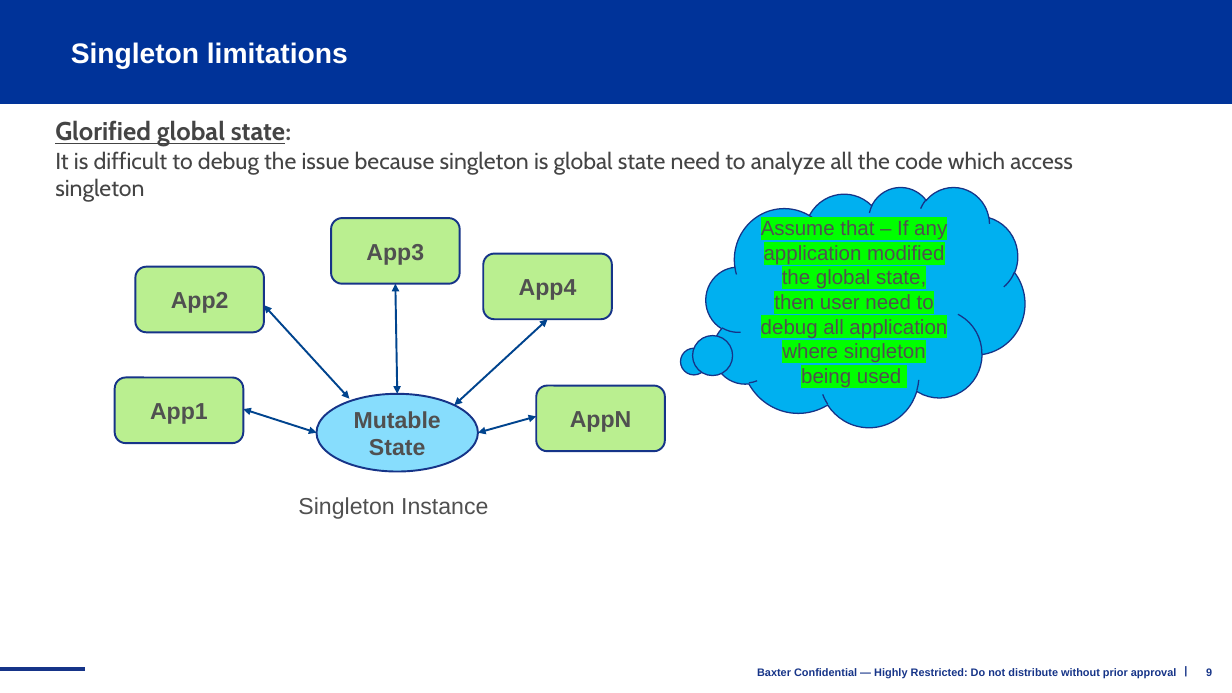
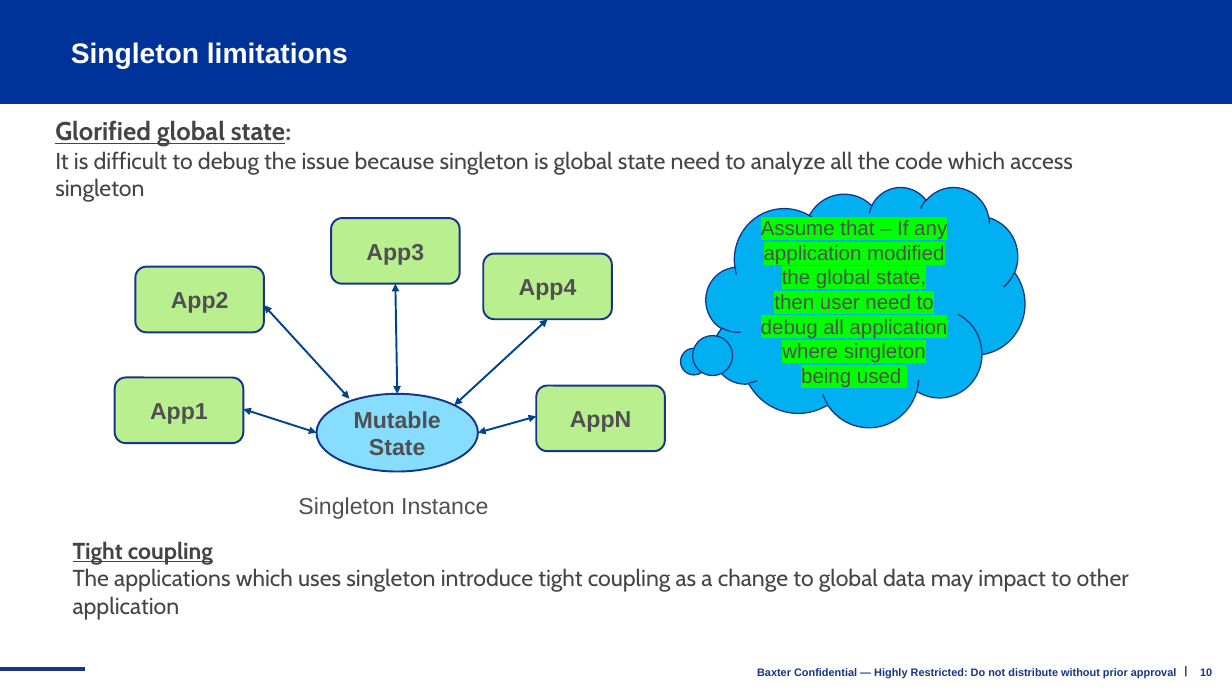
Before and after one commit to shidlingayya/DesignPatterns, a slide deck: slide 10 of C++ Design Patterns.pptx (slide 9 before the commit). Drawn at 1232x693 pixels with LibreOffice and Linux fonts; fonts in the diff are those of the drawing; background and template pictures are left out. Boxes give left, top, right and bottom in pixels: in the first picture for what was removed or moved away, otherwise in the second. Text is boxed around its words. In the diff, an @@ line names an element or a change of style, - is before the commit and + after.

```diff
--- a/C++ Design Patterns.pptx
+++ b/C++ Design Patterns.pptx
@@ text added at box(73, 541, 1129, 620), 18 pt, text #444444 @@
+  Tight coupling
+  The applications which uses singleton introduce tight coupling as a change to global data may impact to other application
@@ page number at box(1200, 668, 1212, 676): text changed @@
-9
+10
```
Also in this commit, not shown: 11 other slides changed, 14 slides added, 1 slide removed.
